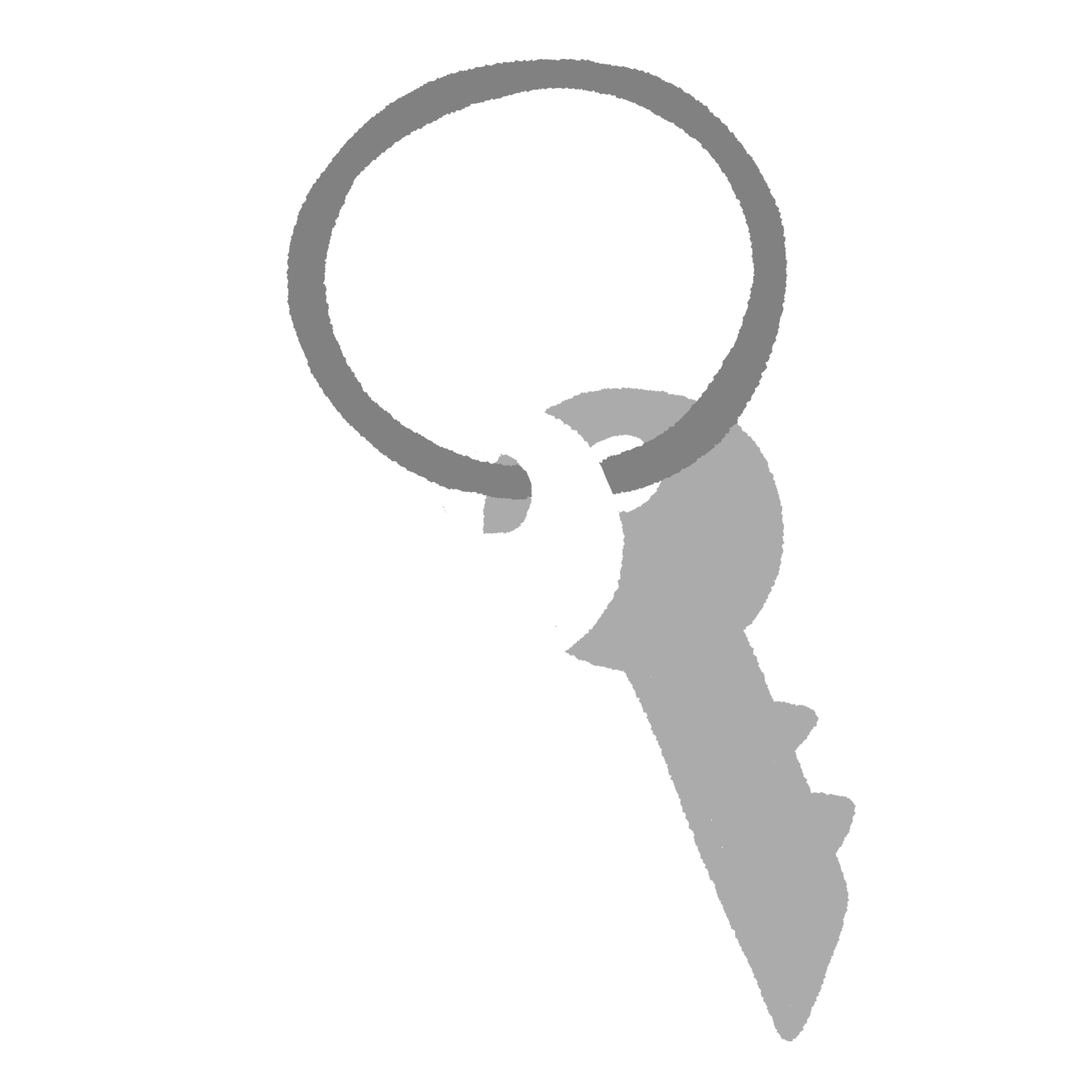
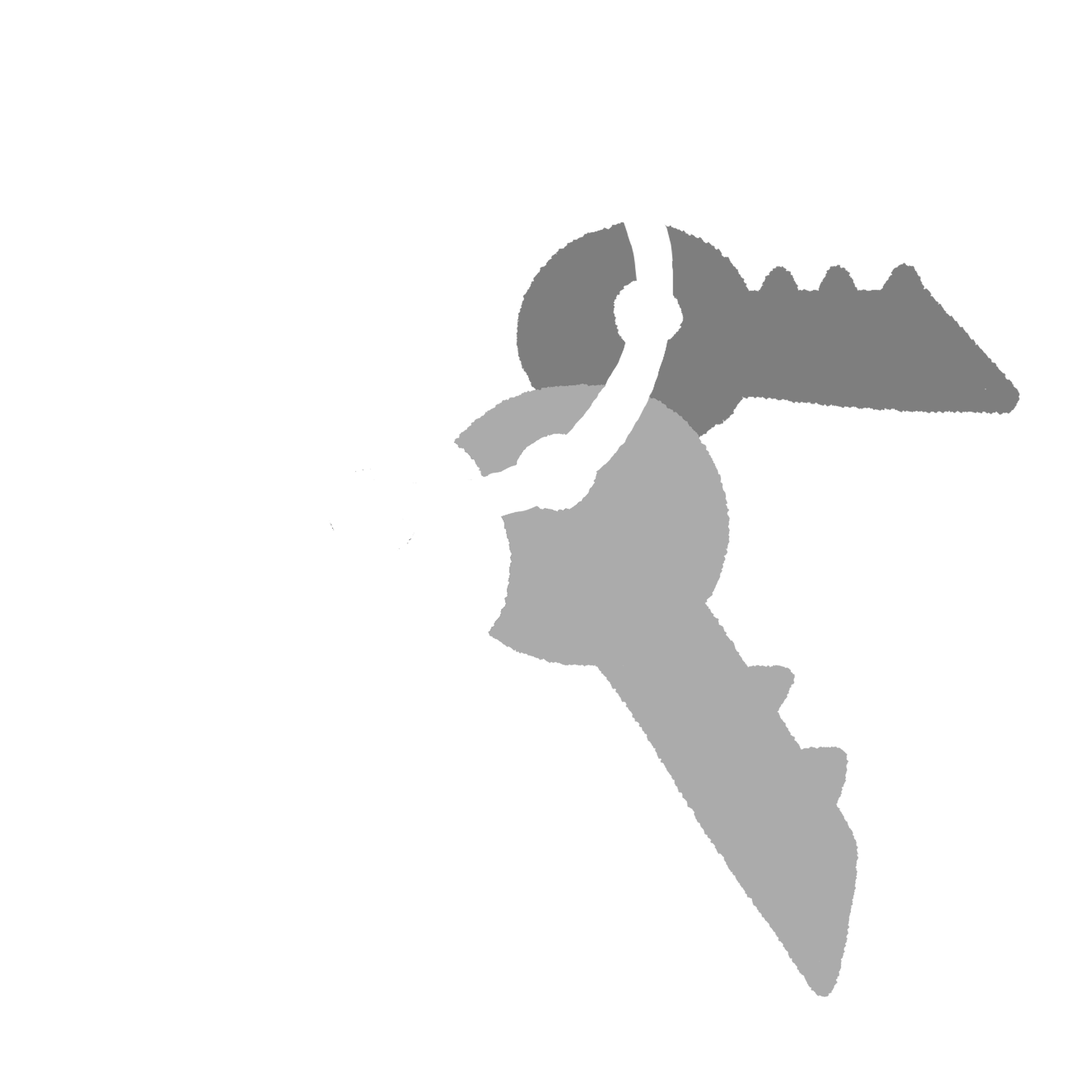
Comparing the layer stacks of the two 1091 x 1091 images. Changes:
removed group "Key" (4 layers) over (286, 58, 857, 1042)
removed layer "Chain2" from group "Key" over (286, 58, 789, 502)
removed layer "Chain1" from group "Key" over (286, 58, 789, 502)
added group "Key Copy" with 4 layers over (286, 75, 1021, 1019)
added layer "Chain" in group "Key Copy" over (286, 75, 675, 522)
moved "KeyA" into group "Key Copy", painted on it over (324, 394, 627, 708)
moved "KeyB" into group "Key Copy", painted on it over (317, 382, 861, 1042)
added layer "KeyC" in group "Key Copy" over (286, 219, 1021, 1019)
